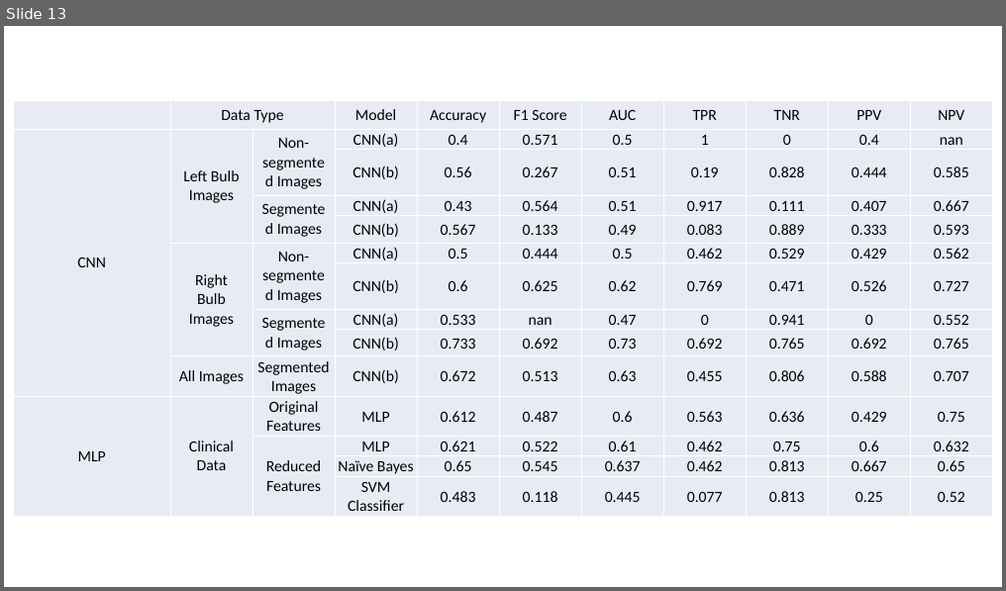
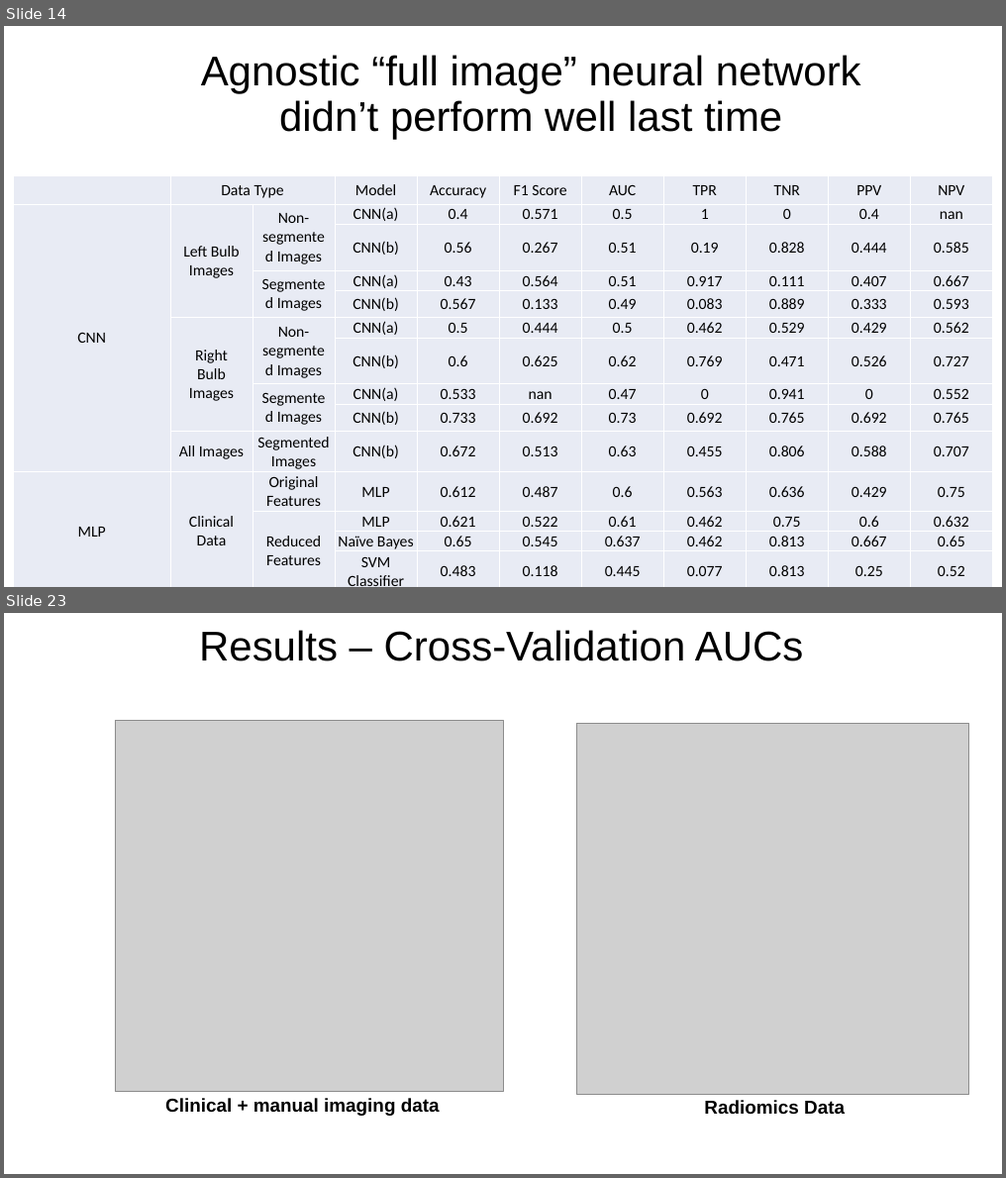
Before and after one commit to ricky-hu/carotid, a slide deck: mar2update.pptx. Shown one above the other, each under a label of ours: slide 13 before the commit, slides 14 and 23 after it; the slides between them are not shown. The pictures are 1006x591 and 1006x1178 pixels, drawn with LibreOffice and Linux fonts; fonts in the diff are those of the drawing; grey boxes stand for pictures. Boxes give left, top, right and bottom in pixels: in the first picture for what was removed or moved away, otherwise in the second. Text is boxed around its words. In the diff, an @@ line names an element or a change of style, - is before the commit and + after.

```diff
--- a/mar2update.pptx
+++ b/mar2update.pptx
@@ slide 23 added at [4, 613, 1002, 1174], background #FFFFFF @@
@@ title added at [199, 630, 804, 662], 40 pt, text #000000 @@
+Results – Cross-Validation AUCs
@@ picture added at [115, 720, 503, 1092] @@
@@ picture added at [577, 723, 969, 1095] @@
@@ text added at [165, 1098, 440, 1116], 18 pt, text #000000, bold @@
+Clinical + manual imaging data
@@ text added at [704, 1100, 845, 1115], 18 pt, text #000000, bold @@
+Radiomics Data
@@ what was slide 13 is now slide 14 @@
@@ slide 14 changed as well @@
@@ text added at [201, 55, 861, 139], 40 pt, text #000000 @@
+Agnostic “full image” neural network didn’t perform well last time
@@ table: place and size @@
-table at [13, 101, 994, 515]
+table at [13, 175, 994, 587]
```
Also in this commit, not shown: 2 other slides changed, 14 other slides added, 7 slides removed, 1 other file.
